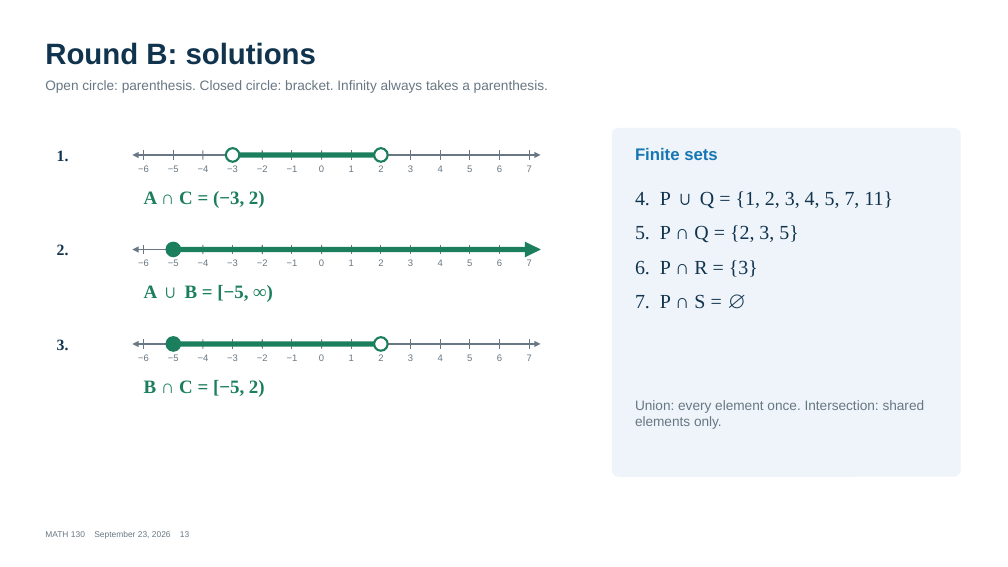
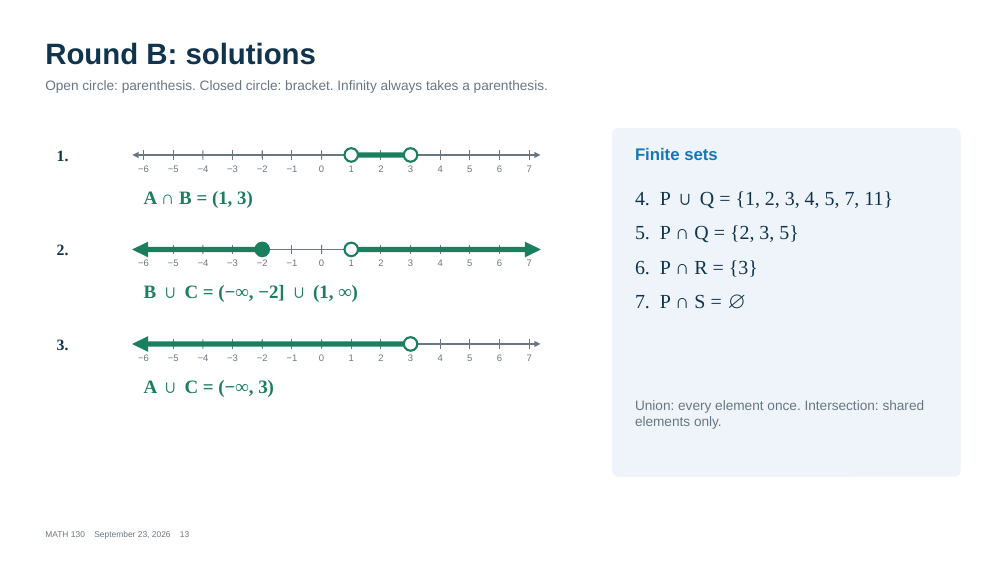
Before and after one commit to andrewhvolk/andrewhvolk.github.io, a slide deck: slide 13 of slides/Math130Test1Review_2026-09-23.pptx. Drawn at 1008x567 pixels with LibreOffice and Linux fonts; fonts in the diff are those of the drawing. Boxes give left, top, right and bottom in pixels: in the first picture for what was removed or moved away, otherwise in the second. Text is boxed around its words. In the diff, an @@ line names an element or a change of style, - is before the commit and + after.

```diff
--- a/slides/Math130Test1Review_2026-09-23.pptx
+++ b/slides/Math130Test1Review_2026-09-23.pptx
@@ ellipse: place and size @@
-ellipse at bbox=[226, 148, 240, 162]
+ellipse at bbox=[345, 148, 358, 162]
@@ ellipse: place and size @@
-ellipse at bbox=[374, 148, 388, 162]
+ellipse at bbox=[404, 148, 417, 162]
@@ line moved from (233, 155) - (381, 155) to (352, 155) - (411, 155) @@
@@ text at bbox=[144, 191, 253, 208]: text changed @@
-A ∩ C = (−3, 2)
+A ∩ B = (1, 3)
@@ arrow added from (262, 250) to (132, 250), #1B7F5E 5 pt @@
@@ ellipse: place and size @@
-ellipse at bbox=[166, 243, 180, 256]
+ellipse at bbox=[256, 243, 269, 256]
@@ ellipse added at bbox=[345, 243, 358, 256], fill #FFFFFF, outline #1B7F5E 2 pt @@
@@ arrow moved from (173, 250) - (541, 250) to (352, 250) - (541, 250) @@
@@ text at bbox=[144, 285, 333, 302]: text changed @@
-B ∩ C = [−5, 2)
+B ∪ C = (−∞, −2] ∪ (1, ∞)
@@ text removed at bbox=[144, 285, 248, 301] @@
-A ∪ B = [−5, ∞)
@@ line moved from (173, 344) - (381, 344) to (132, 344) - (411, 344) @@
@@ line (132, 344) - (411, 344): line to arrow @@
@@ ellipse removed at bbox=[166, 337, 180, 351] @@
@@ ellipse: place and size @@
-ellipse at bbox=[374, 337, 388, 351]
+ellipse at bbox=[404, 337, 417, 351]
@@ text added at bbox=[144, 380, 274, 397], 18 pt, text #1B7F5E, bold @@
+A ∪ C = (−∞, 3)
```
Also in this commit, not shown: 3 other slides changed.
